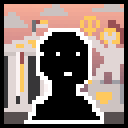
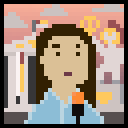
Two versions of the same layered image (128px x 128px). Layer-by-layer changes:
added layer "Layer copy #1" above "Layer copy" over left=24, top=24, right=104, bottom=124
hid "Layer copy" over left=24, top=24, right=104, bottom=124
